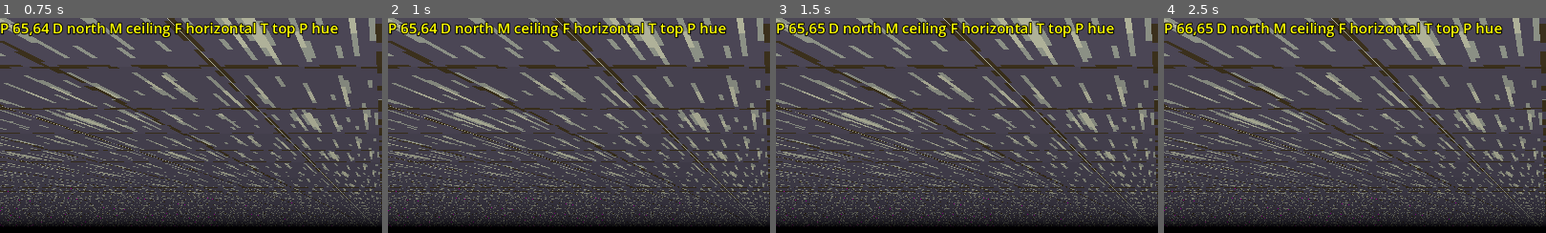
Above: before the commit, frames 1-4 (left to right).
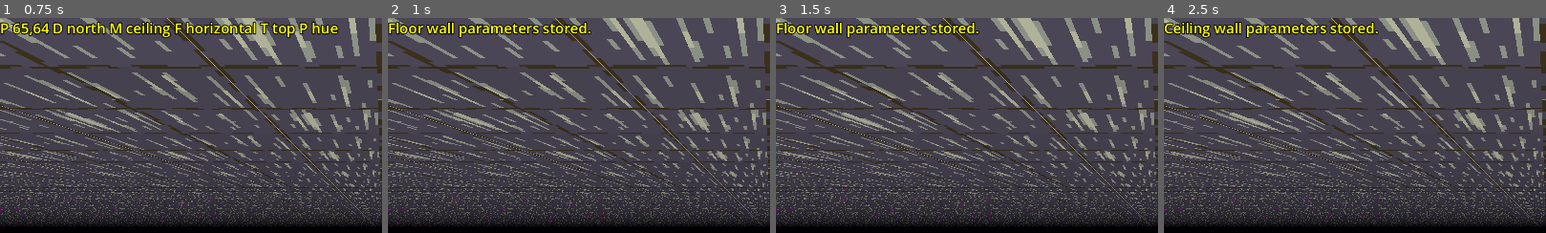
Above: after the commit, the same moments.

Repository: paulguy/3d-dungeon-test
Game: Godot game, scene res://game.tscn
Same seed, same stepped clock (60 frames per second), same inputs: the game is played once before the commit and once after it.
Inputs:
- Up to frame 1 (0.75 s): tap Enter at 0.5 s; hold D (strafe right) from 0.53 s (still down); tap P (cycle parameter) at 0.6 s
- Up to frame 2 (1 s): keep holding D (strafe right); tap N (get value, bound only before the commit) at 0.8 s
- Up to frame 3 (1.5 s): tap Space at 1.25 s; release D (strafe right) at 1.28 s; hold S (back) from 1.28 s (still down); tap N (get value, bound only before the commit) at 1.35 s
- Up to frame 4 (2.5 s): tap M (put value, bound only before the commit) at 1.55, 2.1 s; tap Enter at 2 s; release S (back) at 2.03 s; hold D (strafe right) from 2.03 s (still down); tap Y (ceiling, bound only after the commit) at 2.3 s
The pictures show only the part of the screen within x 0-50%, y 0-50%; the shares and areas given below are measured in that part.

Frame 1 is identical in both runs. In frame 2, 3.5% of the frame differs, in the area x 0-89%, y 1-10%; in frame 3, 3.5%; in frame 4, 3.6%.

Commit message:
Allow to store and apply some common collections of values.
Also, suppress a warning.

Diff:
--- a/game.gd
+++ b/game.gd
@@ -32,6 +32,12 @@
 var pos : Vector2i = Vector2i(world_width / 2, world_height / 2)
 var dir : int = 0
 var stored : float = 0.0
+var stored_heights : Array[float] = [2.0, 1.0, 0.0, -1.0]
+# top hue, top bias, bottom hue, bottom bias, offset
+var stored_ceiling : Array[float] = [0.0, 1.0, 0.0, 1.0, 0.0]
+var stored_floor : Array[float] = [0.0, 1.0, 0.0, 1.0, 0.0]
+# hue, bias, offset
+var stored_face : Array[float] = [0.0, 1.0, 0.0]
 var last_mapname : String = "untitled"
 var update_status : bool = false
 
@@ -91,34 +97,62 @@
 		fog_power += amount
 		terrain.set_fog_power(fog_power)
 
-func set_parameter(val : float):
-	var p : Vector2i = get_facing_pos()
-	if parameter <= MapParameters.GEOMETRY_PARAMETERS_MAX:
-		terrain.set_val(mesh, face, dir, topbottom, parameter, val, p)
-	elif parameter == MapParameters.FOG_COLOR_R:
+func set_parameter(val : float, m : int = -1, f : int = -1, t : int = -1, p : int = -1):
+	var fp : Vector2i = get_facing_pos()
+
+	var r_mesh : int = mesh
+	var r_face : int = face
+	var r_tb : int = topbottom
+	var r_param : int = parameter
+	if m >= 0:
+		r_mesh = m
+	if f >= 0:
+		r_face = f
+	if t >= 0:
+		r_tb = t
+	if p >= 0:
+		r_param = p
+
+	if r_param <= MapParameters.GEOMETRY_PARAMETERS_MAX:
+		terrain.set_val(r_mesh, r_face, dir, r_tb, r_param, val, fp)
+	elif r_param == MapParameters.FOG_COLOR_R:
 		fog_color.r = val
 		set_fog_color()
-	elif parameter == MapParameters.FOG_COLOR_G:
+	elif r_param == MapParameters.FOG_COLOR_G:
 		fog_color.g = val
 		set_fog_color()
-	elif parameter == MapParameters.FOG_COLOR_B:
+	elif r_param == MapParameters.FOG_COLOR_B:
 		fog_color.b = val
 		set_fog_color()
-	elif parameter == MapParameters.FOG_POWER:
+	elif r_param == MapParameters.FOG_POWER:
 		fog_power = val
 		terrain.set_fog_power(fog_power)
 
-func get_parameter() -> float:
-	var p : Vector2i = get_facing_pos()
-	if parameter <= MapParameters.GEOMETRY_PARAMETERS_MAX:
-		return terrain.get_val(mesh, face, dir, topbottom, parameter, p)
-	elif parameter == MapParameters.FOG_COLOR_R:
+func get_parameter(m : int = -1, f : int = -1, t : int = -1, p : int = -1) -> float:
+	var fp : Vector2i = get_facing_pos()
+
+	var r_mesh : int = mesh
+	var r_face : int = face
+	var r_tb : int = topbottom
+	var r_param : int = parameter
+	if m >= 0:
+		r_mesh = m
+	if f >= 0:
+		r_face = f
+	if t >= 0:
+		r_tb = t
+	if p >= 0:
+		r_param = p
+
+	if r_param <= MapParameters.GEOMETRY_PARAMETERS_MAX:
+		return terrain.get_val(r_mesh, r_face, dir, r_tb, r_param, fp)
+	elif r_param == MapParameters.FOG_COLOR_R:
 		return fog_color.r
-	elif parameter == MapParameters.FOG_COLOR_G:
+	elif r_param == MapParameters.FOG_COLOR_G:
 		return fog_color.g
-	elif parameter == MapParameters.FOG_COLOR_B:
+	elif r_param == MapParameters.FOG_COLOR_B:
 		return fog_color.b
-	elif parameter == MapParameters.FOG_POWER:
+	elif r_param == MapParameters.FOG_POWER:
 		return fog_power
 	return 0.0
 
@@ -240,8 +274,12 @@
 	var update_dir : bool = false
 	var update_eye_height : bool = false
 	var change_speed : int = 1
+	var alternate : bool = false
 
 	if text_entry_cb == NO_CB:
+		if Input.is_action_pressed(&'alternate function'):
+			alternate = true
+
 		if Input.is_action_pressed(&'slower'):
 			change_speed -= 1
 
@@ -302,9 +340,14 @@
 			update_status = true
 
 		if Input.is_action_just_pressed(&'cycle parameter'):
-			parameter += 1
-			if parameter == MapParameters.MAX_PARAMETER:
-				parameter = 0
+			if alternate:
+				parameter -= 1
+				if parameter < 0:
+					parameter = MapParameters.MAX_PARAMETER - 1
+			else:
+				parameter += 1
+				if parameter >= MapParameters.MAX_PARAMETER:
+					parameter = 0
 			update_status = true
 
 		if Input.is_action_just_pressed(&'inc parameter'):
@@ -315,13 +358,72 @@
 			change_parameter(-CHANGE_SPEEDS[parameter][change_speed])
 			update_status = true
 
-		if Input.is_action_just_pressed(&'get value'):
-			stored = get_parameter()
-			update_status = true
-
-		if Input.is_action_just_pressed(&'put value'):
-			set_parameter(stored)
-			update_status = true
+		if Input.is_action_just_pressed(&'value'):
+			if alternate:
+				set_parameter(stored)
+				status("Value applied.")
+			else:
+				stored = get_parameter()
+				status("Value stored.")
+
+		if Input.is_action_just_pressed(&'ceiling'):
+			if alternate:
+				set_parameter(stored_ceiling[0], MapParameters.CEILING, MapParameters.WALL, MapParameters.TOP, MapParameters.HUE)
+				set_parameter(stored_ceiling[1], MapParameters.CEILING, MapParameters.WALL, MapParameters.TOP, MapParameters.BIAS)
+				set_parameter(stored_ceiling[2], MapParameters.CEILING, MapParameters.WALL, MapParameters.BOTTOM, MapParameters.HUE)
+				set_parameter(stored_ceiling[3], MapParameters.CEILING, MapParameters.WALL, MapParameters.BOTTOM, MapParameters.BIAS)
+				set_parameter(stored_ceiling[4], MapParameters.CEILING, MapParameters.WALL, MapParameters.TOP, MapParameters.OFFSET)
+				status("Ceiling wall parameters applied.")
+			else:
+				stored_ceiling = [get_parameter(MapParameters.CEILING, MapParameters.WALL, MapParameters.TOP, MapParameters.HUE),
+								  get_parameter(MapParameters.CEILING, MapParameters.WALL, MapParameters.TOP, MapParameters.BIAS),
+								  get_parameter(MapParameters.CEILING, MapParameters.WALL, MapParameters.BOTTOM, MapParameters.HUE),
+								  get_parameter(MapParameters.CEILING, MapParameters.WALL, MapParameters.BOTTOM, MapParameters.BIAS),
+								  get_parameter(MapParameters.CEILING, MapParameters.WALL, MapParameters.TOP, MapParameters.OFFSET)]
+				status("Ceiling wall parameters stored.")
+
+		if Input.is_action_just_pressed(&'face'):
+			# topbottom only matters for offset but for consistency...
+			if alternate:
+				set_parameter(stored_face[0], mesh, MapParameters.HORIZ, topbottom, MapParameters.HUE)
+				set_parameter(stored_face[1], mesh, MapParameters.HORIZ, topbottom, MapParameters.BIAS)
+				set_parameter(stored_face[2], mesh, MapParameters.HORIZ, topbottom, MapParameters.OFFSET)
+				status("Face parameters applied.")
+			else:
+				stored_face = [get_parameter(mesh, MapParameters.HORIZ, topbottom, MapParameters.HUE),
+							   get_parameter(mesh, MapParameters.HORIZ, topbottom, MapParameters.BIAS),
+							   get_parameter(mesh, MapParameters.HORIZ, topbottom, MapParameters.OFFSET)]
+				status("Face parameters stored.")
+
+		if Input.is_action_just_pressed(&"floor"):
+			if alternate:
+				set_parameter(stored_floor[0], MapParameters.FLOOR, MapParameters.WALL, MapParameters.TOP, MapParameters.HUE)
+				set_parameter(stored_floor[1], MapParameters.FLOOR, MapParameters.WALL, MapParameters.TOP, MapParameters.BIAS)
+				set_parameter(stored_floor[2], MapParameters.FLOOR, MapParameters.WALL, MapParameters.BOTTOM, MapParameters.HUE)
+				set_parameter(stored_floor[3], MapParameters.FLOOR, MapParameters.WALL, MapParameters.BOTTOM, MapParameters.BIAS)
+				set_parameter(stored_floor[4], MapParameters.FLOOR, MapParameters.WALL, MapParameters.TOP, MapParameters.OFFSET)
+				status("Floor wall parameters applied.")
+			else:
+				stored_floor = [get_parameter(MapParameters.FLOOR, MapParameters.WALL, MapParameters.TOP, MapParameters.HUE),
+								get_parameter(MapParameters.FLOOR, MapParameters.WALL, MapParameters.TOP, MapParameters.BIAS),
+								get_parameter(MapParameters.FLOOR, MapParameters.WALL, MapParameters.BOTTOM, MapParameters.HUE),
+								get_parameter(MapParameters.FLOOR, MapParameters.WALL, MapParameters.BOTTOM, MapParameters.BIAS),
+								get_parameter(MapParameters.FLOOR, MapParameters.WALL, MapParameters.TOP, MapParameters.OFFSET)]
+				status("Floor wall parameters stored.")
+
+		if Input.is_action_just_pressed(&'heights'):
+			if alternate:
+				set_parameter(stored_heights[0], MapParameters.CEILING, MapParameters.HORIZ, MapParameters.TOP, MapParameters.HEIGHT)
+				set_parameter(stored_heights[1], MapParameters.CEILING, MapParameters.HORIZ, MapParameters.BOTTOM, MapParameters.HEIGHT)
+				set_parameter(stored_heights[2], MapParameters.FLOOR, MapParameters.HORIZ, MapParameters.TOP, MapParameters.HEIGHT)
+				set_parameter(stored_heights[3], MapParameters.FLOOR, MapParameters.HORIZ, MapParameters.BOTTOM, MapParameters.HEIGHT)
+				status("Cell heights applied.")
+			else:
+				stored_heights = [get_parameter(MapParameters.CEILING, MapParameters.HORIZ, MapParameters.TOP, MapParameters.HEIGHT),
+								  get_parameter(MapParameters.CEILING, MapParameters.HORIZ, MapParameters.BOTTOM, MapParameters.HEIGHT),
+								  get_parameter(MapParameters.FLOOR, MapParameters.HORIZ, MapParameters.TOP, MapParameters.HEIGHT),
+								  get_parameter(MapParameters.FLOOR, MapParameters.HORIZ, MapParameters.BOTTOM, MapParameters.HEIGHT)]
+				status("Cell heights stored.")
 
 		if Input.is_action_just_pressed(&'save'):
 			set_text_entry_mode(do_save, "Save", last_mapname)
--- a/project.godot
+++ b/project.godot
@@ -92,12 +92,7 @@
 "events": [Object(InputEventKey,"resource_local_to_scene":false,"resource_name":"","device":-1,"window_id":0,"alt_press …(192 unchanged characters)…
 ]
 }
-"get value"={
-"deadzone": 0.2,
-"events": [Object(InputEventKey,"resource_local_to_scene":false,"resource_name":"","device":-1,"window_id":0,"alt_pressed":false,"shift_pressed":false,"ctrl_pressed":false,"meta_pressed":false,"pressed":false,"keycode":0,"physical_keycode":78,"key_label":0,"unicode":110,"location":0,"echo":false,"script":null)
-]
-}
-"put value"={
+value={
 "deadzone": 0.2,
 "events": [Object(InputEventKey,"resource_local_to_scene":false,"resource_name":"","device":-1,"window_id":0,"alt_press …(192 unchanged characters)…
 ]
@@ -132,6 +127,31 @@
 "events": [Object(InputEventKey,"resource_local_to_scene":false,"resource_name":"","device":-1,"window_id":0,"alt_press …(192 unchanged characters)…
 ]
 }
+"alternate function"={
+"deadzone": 0.2,
+"events": [Object(InputEventKey,"resource_local_to_scene":false,"resource_name":"","device":-1,"window_id":0,"alt_pressed":false,"shift_pressed":false,"ctrl_pressed":false,"meta_pressed":false,"pressed":false,"keycode":0,"physical_keycode":4194325,"key_label":0,"unicode":0,"location":0,"echo":false,"script":null)
+]
+}
+ceiling={
+"deadzone": 0.2,
+"events": [Object(InputEventKey,"resource_local_to_scene":false,"resource_name":"","device":-1,"window_id":0,"alt_pressed":false,"shift_pressed":false,"ctrl_pressed":false,"meta_pressed":false,"pressed":false,"keycode":0,"physical_keycode":89,"key_label":0,"unicode":121,"location":0,"echo":false,"script":null)
+]
+}
+face={
+"deadzone": 0.2,
+"events": [Object(InputEventKey,"resource_local_to_scene":false,"resource_name":"","device":-1,"window_id":0,"alt_pressed":false,"shift_pressed":false,"ctrl_pressed":false,"meta_pressed":false,"pressed":false,"keycode":0,"physical_keycode":72,"key_label":0,"unicode":104,"location":0,"echo":false,"script":null)
+]
+}
+floor={
+"deadzone": 0.2,
+"events": [Object(InputEventKey,"resource_local_to_scene":false,"resource_name":"","device":-1,"window_id":0,"alt_pressed":false,"shift_pressed":false,"ctrl_pressed":false,"meta_pressed":false,"pressed":false,"keycode":0,"physical_keycode":78,"key_label":0,"unicode":110,"location":0,"echo":false,"script":null)
+]
+}
+heights={
+"deadzone": 0.2,
+"events": [Object(InputEventKey,"resource_local_to_scene":false,"resource_name":"","device":-1,"window_id":0,"alt_pressed":false,"shift_pressed":false,"ctrl_pressed":false,"meta_pressed":false,"pressed":false,"keycode":0,"physical_keycode":66,"key_label":0,"unicode":98,"location":0,"echo":false,"script":null)
+]
+}
 
 [rendering]
 
--- a/terrain map.gd
+++ b/terrain map.gd
@@ -155,12 +155,9 @@
 				image = Image.new()
 
 	if image.get_data_size() == 0:
-		err = image.load("res://%s" % filename)
-		if err != Error.OK:
-			err = image.load(DEFAULT_TEXTURES)
-			# don't bother to check, if it fails here, there's nothing more to do
-
-	terrain.set_texture(ImageTexture.create_from_image(image))
+		terrain.set_texture(load("res://%s" % filename))
+	else:
+		terrain.set_texture(ImageTexture.create_from_image(image))
 
 func set_view(depth, fov):
 	terrain.set_view(depth, fov)
